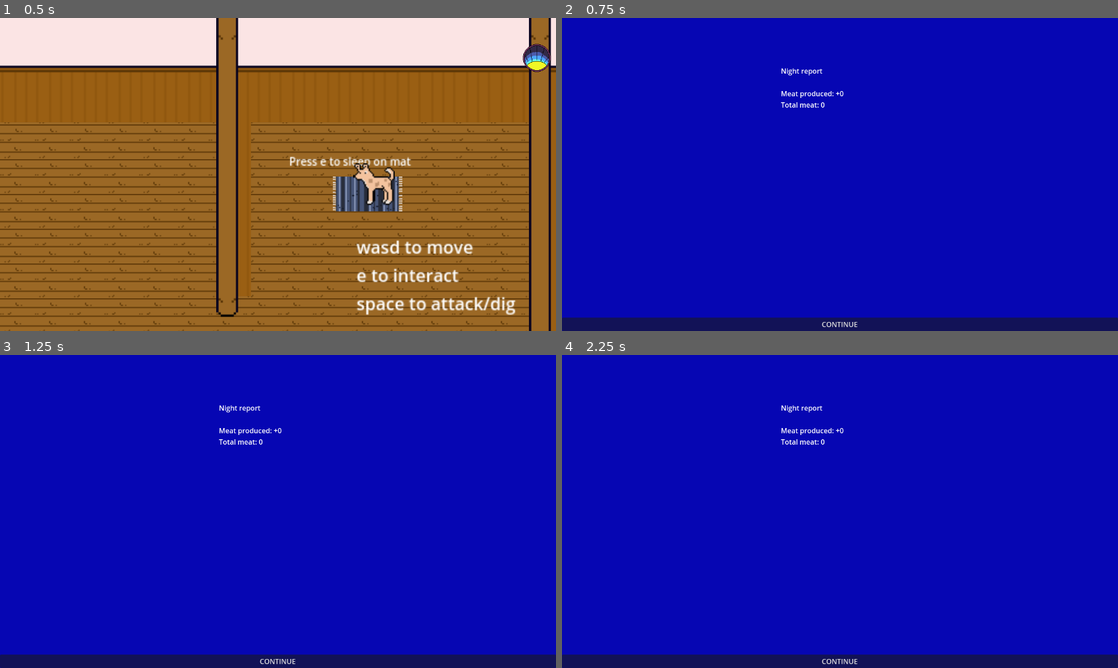
Above: before the commit, frames 1-4 (two rows, left to right).
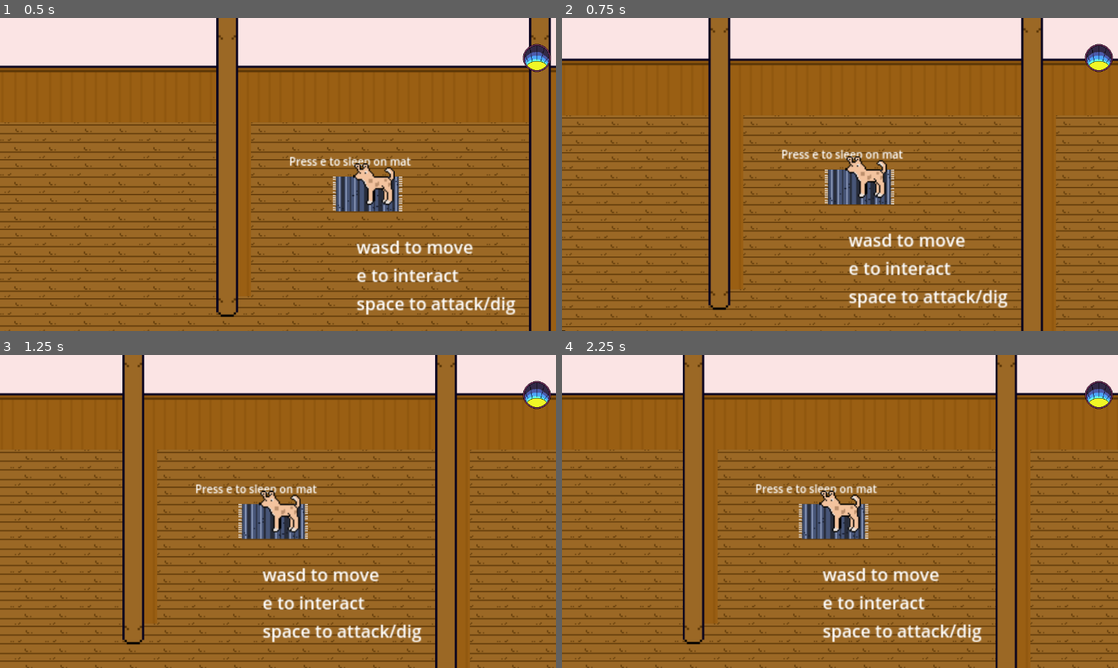
Above: after the commit, the same moments.

Repository: inkaonkala/AnimalRevolution
Game: Godot game, scene res://Scenes/Main.tscn
Two runs of this game, one before a commit and one after it. Both use one fixed random seed, a clock stepped at 60 frames per second and the inputs below.
Inputs (mouse positions are in pixels of both pictures, inside the frame that each line leads up to):
- Up to frame 1 (0.5 s): no input
- Up to frame 2 (0.75 s): tap E (interact) at 0.5 s; hold D (move_right) from 0.53 s (still down); tap Space (attack) at 0.6 s
- Up to frame 3 (1.25 s): keep holding D (move_right)
- Up to frame 4 (2.25 s): release D (move_right) at 1.25 s; click (840, 661) at 1.25 s, where only the run before the commit has a clickable "CONTINUE"; tap E (interact) at 2, 2.1 s; hold S (move_down) from 2.03 s (still down)

Frame 1 is identical in both runs. In frame 2, 100% of the frame differs, in the area x 0-100%, y 0-100%; in frame 3, 100%; in frame 4, 100%.

Commit message:
inventory update, images

Diff:
--- a/Scenes/Main.tscn
+++ b/Scenes/Main.tscn
@@ -42,8 +42,10 @@
 
 [node name="TextureRect0" type="TextureRect" parent="CanvasSideBar/SideBarUI"]
 layout_mode = 0
-offset_right = 40.0
-offset_bottom = 40.0
+offset_left = -40.0
+offset_top = 400.0
+offset_right = 24.0
+offset_bottom = 464.0
 
 [node name="InveZero" type="Label" parent="CanvasSideBar/SideBarUI/TextureRect0"]
 layout_mode = 0
@@ -54,8 +56,10 @@
 
 [node name="TextureRect1" type="TextureRect" parent="CanvasSideBar/SideBarUI"]
 layout_mode = 0
-offset_right = 40.0
-offset_bottom = 40.0
+offset_left = -40.0
+offset_top = 450.0
+offset_right = 24.0
+offset_bottom = 514.0
 
 [node name="Inve1" type="Label" parent="CanvasSideBar/SideBarUI/TextureRect1"]
 layout_mode = 0
@@ -66,8 +70,10 @@
 
 [node name="TextureRect2" type="TextureRect" parent="CanvasSideBar/SideBarUI"]
 layout_mode = 0
-offset_right = 40.0
-offset_bottom = 40.0
+offset_left = -40.0
+offset_top = 500.0
+offset_right = 22.0
+offset_bottom = 562.0
 
 [node name="Inve2" type="Label" parent="CanvasSideBar/SideBarUI/TextureRect2"]
 layout_mode = 0
@@ -78,8 +84,10 @@
 
 [node name="TextureRect3" type="TextureRect" parent="CanvasSideBar/SideBarUI"]
 layout_mode = 0
-offset_right = 40.0
-offset_bottom = 40.0
+offset_left = -40.0
+offset_top = 550.0
+offset_right = 24.0
+offset_bottom = 614.0
 
 [node name="Inve3" type="Label" parent="CanvasSideBar/SideBarUI/TextureRect3"]
 layout_mode = 0
@@ -90,8 +98,10 @@
 
 [node name="TextureRect4" type="TextureRect" parent="CanvasSideBar/SideBarUI"]
 layout_mode = 0
-offset_right = 40.0
-offset_bottom = 40.0
+offset_left = -40.0
+offset_top = 600.0
+offset_right = 24.0
+offset_bottom = 664.0
 
 [node name="Inve4" type="Label" parent="CanvasSideBar/SideBarUI/TextureRect4"]
 layout_mode = 0
@@ -182,6 +192,7 @@
 offset_bottom = 14.5
 
 [node name="NightManager" type="CanvasLayer" parent="."]
+visible = false
 
 [node name="Night" parent="NightManager" instance=ExtResource("12_grg3l")]
 
--- a/Scripts/main.gd
+++ b/Scripts/main.gd
@@ -28,11 +28,26 @@
 var invi_order := []
 
 @onready var inv_slots := [
-	$CanvasSideBar/SideBarUI/TextureRect0,
-	$CanvasSideBar/SideBarUI/TextureRect1,
-	$CanvasSideBar/SideBarUI/TextureRect2,
-	$CanvasSideBar/SideBarUI/TextureRect3,
-	$CanvasSideBar/SideBarUI/TextureRect4
+	{
+		"icon": $CanvasSideBar/SideBarUI/TextureRect0,
+		"label": $CanvasSideBar/SideBarUI/TextureRect0/InveZero
+	},
+	{
+		"icon": $CanvasSideBar/SideBarUI/TextureRect1,
+		"label": $CanvasSideBar/SideBarUI/TextureRect1/Inve1
+	},
+	{
+		"icon": $CanvasSideBar/SideBarUI/TextureRect2,
+		"label": $CanvasSideBar/SideBarUI/TextureRect2/Inve2
+	},
+	{
+		"icon": $CanvasSideBar/SideBarUI/TextureRect3,
+		"label": $CanvasSideBar/SideBarUI/TextureRect3/Inve3
+	},
+	{
+		"icon": $CanvasSideBar/SideBarUI/TextureRect4,
+		"label": $CanvasSideBar/SideBarUI/TextureRect4/Inve4
+	}
 ]
 
 var item_icons := {
@@ -94,18 +109,20 @@
 
 func update_inventory_ui() -> void:
 	for slot in inv_slots:
-		slot.texture = null
-		slot.visible = false
+		slot["icon"].texture = null
+		slot["icon"].visible = false
+		slot["label"].text = ""
+		slot["label"].visible = false
 
 	for i in range(min(invi_order.size(), inv_slots.size())):
 		var item_id = invi_order[i]
-		inv_slots[i].visible = true
-		inv_slots[i].texture = item_icons.get(item_id, null)
-#		inv_zero.text = "Seeds: " + str(inventory.get("seed", 0))
-#		inv_1.text = "Bottle: " + str(inventory.get("bottle", 0))
-#		inv_2.text = "Baby: " + str(inventory.get("hamsterbaby", 0))
-#		inv_3.text = "Crops: " + str(inventory.get("crop", 0))
-#		inv_4.text = "empty"
+		var amount = inventory.get(item_id, 0)
+
+		inv_slots[i]["icon"].visible = true
+		inv_slots[i]["icon"].texture = item_icons.get(item_id, null)
+
+		inv_slots[i]["label"].visible = true
+		inv_slots[i]["label"].text = str(amount)
 
 func add_item(item_id: String, amount: int) -> void:
 	if not inventory.has(item_id):
